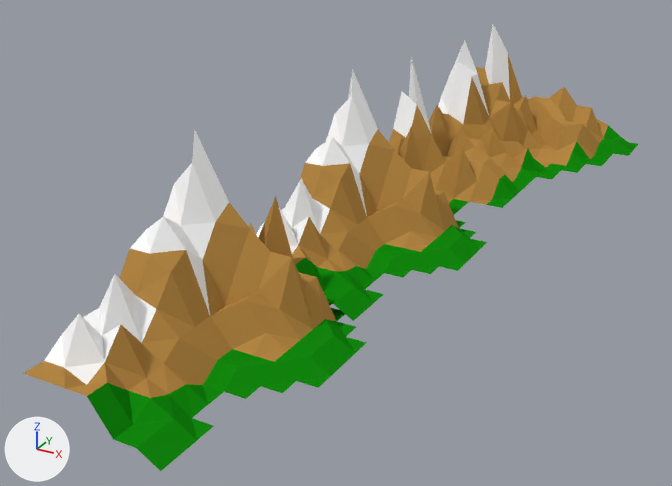
An edit to the Blender file 01-Models/Berge.blend, drawn before and after from the same camera.
Both versions are drawn from a camera (50 mm lens) standing at (3.27, -20.72, 8.7) and looking at (-5.98, -3.9, 0.29). Lighting does not change. The marker at lower left points along +X, +Y and +Z.
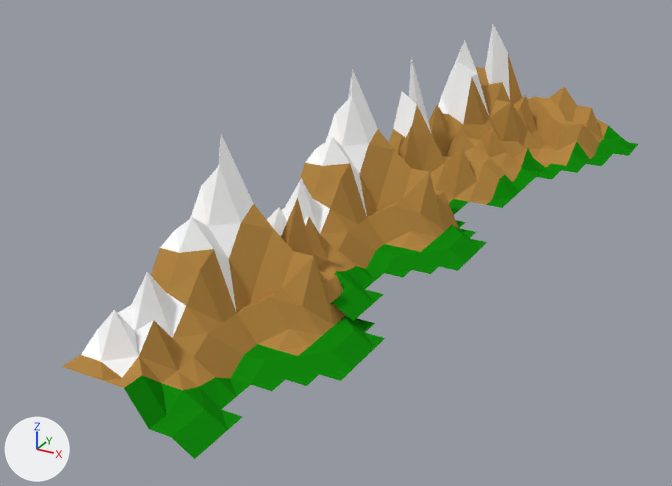
Edits to the bpy script that builds the scene:
```text
Change me_plane:
    where me_plane.from_pydata(...)  # 396 vertices, 649 faces; spans x -1.04..-0.31, y -1.77..1.0, z -0.03..0.53
    used by ob_plane; location = (0.39, 0.4, 0.09); rotation_euler = (0.0, 0.0, -0.0089), in degrees (0, 0, -0.5); scale = (7.08, 7.08, 7.08)
    me_plane part 1: the loose piece of 108 vertices spanning x -1.04..-0.54, y -1.77..-0.9, z 0.0..0.53 is moved by (0.0, 0.11, -0.04)
    me_plane part 2: all 4 faces centred in x -0.79..-0.77, y -0.98..-0.9, z 0.06..0.1 switch from mat_grass (green #148b10) to mat_material_007 (orange #b58846)
```

Boxes [x1, y1, x2, y2] around the edits, measured in the pictures (672 x 486 px; the box of a moved part takes in the faces that stretch with it):
'Plane', reshaped, recoloured (6% narrower)
    before: [23, 24, 638, 471]
    after: [62, 24, 638, 459]
part 1 of me_plane, moved or reshaped
    before: [23, 129, 366, 471]
    after: [62, 134, 385, 459]
part 2 of me_plane, recoloured
    before: [295, 257, 336, 291]
    after: [319, 268, 336, 274]
